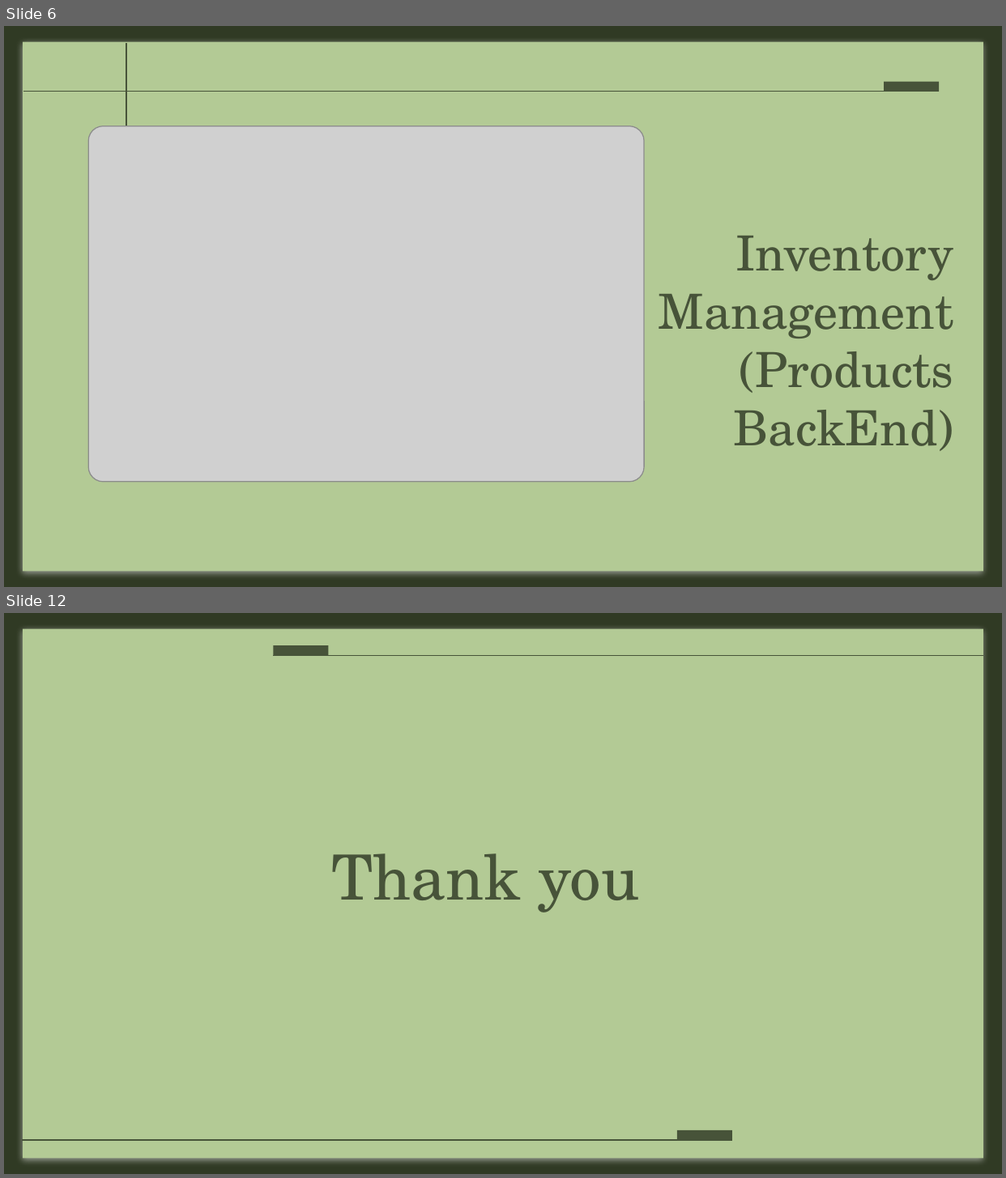
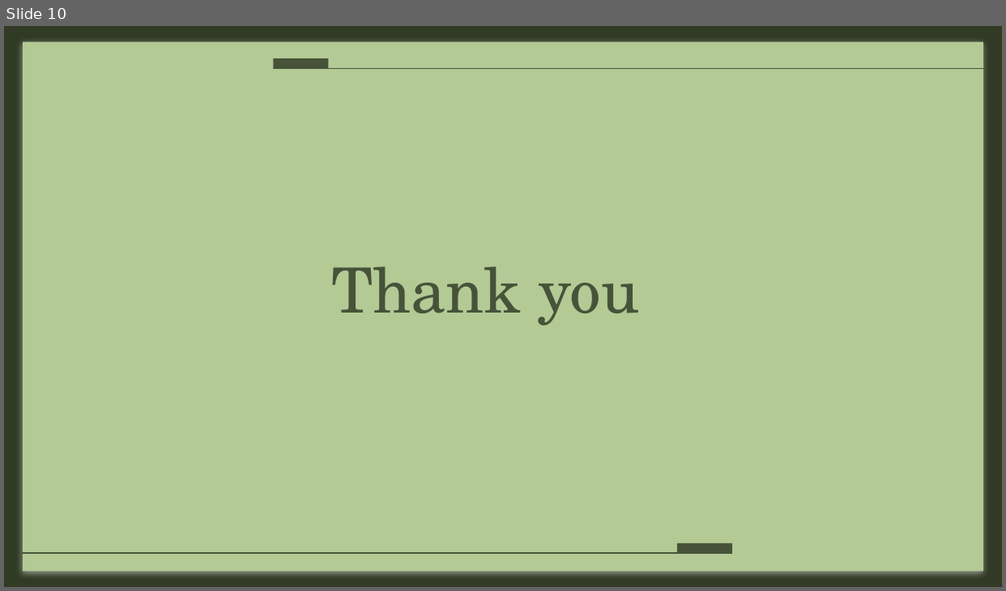
Before and after one commit to azharanowar/fathers-bank-cpp, a slide deck: Presentation.pptx. Shown one above the other, each under a label of ours: slides 6 and 12 before the commit, slide 10 after it; the slides between them are not shown. The pictures are 1006x1178 and 1006x591 pixels, drawn with LibreOffice and Linux fonts; fonts in the diff are those of the drawing; grey boxes stand for pictures. Boxes give left, top, right and bottom in pixels: in the first picture for what was removed or moved away, otherwise in the second. Text is boxed around its words. In the diff, an @@ line names an element or a change of style, - is before the commit and + after.

```diff
--- a/Presentation.pptx
+++ b/Presentation.pptx
@@ slide 6 removed at <box>4,26,1002,587</box>, background #303A24; not listed: 1 template element that a slide beside it also shows @@
@@ line removed from (127, 418) to (127, 43) @@
@@ line removed from (24, 92) to (939, 92) @@
@@ rectangle removed at <box>884,82,939,92</box> @@
@@ picture removed at <box>89,126,645,482</box> @@
@@ title removed at <box>658,236,954,451</box> @@
-Inventory Management (Products BackEnd)
@@ what was slide 12 is now slide 10 @@
```
Also in this commit, not shown: 4 slides changed, 5 slides added, 6 other slides removed.
